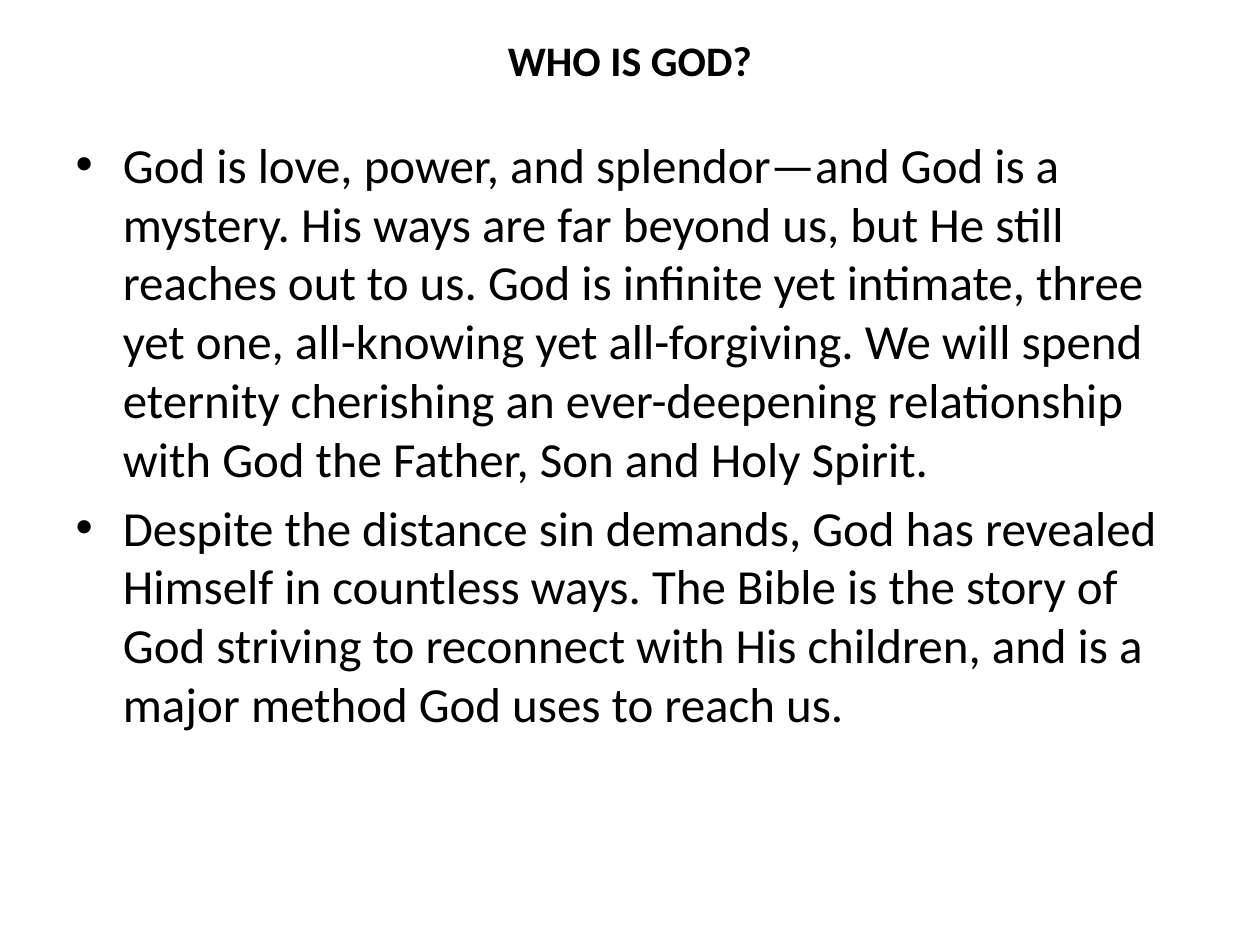
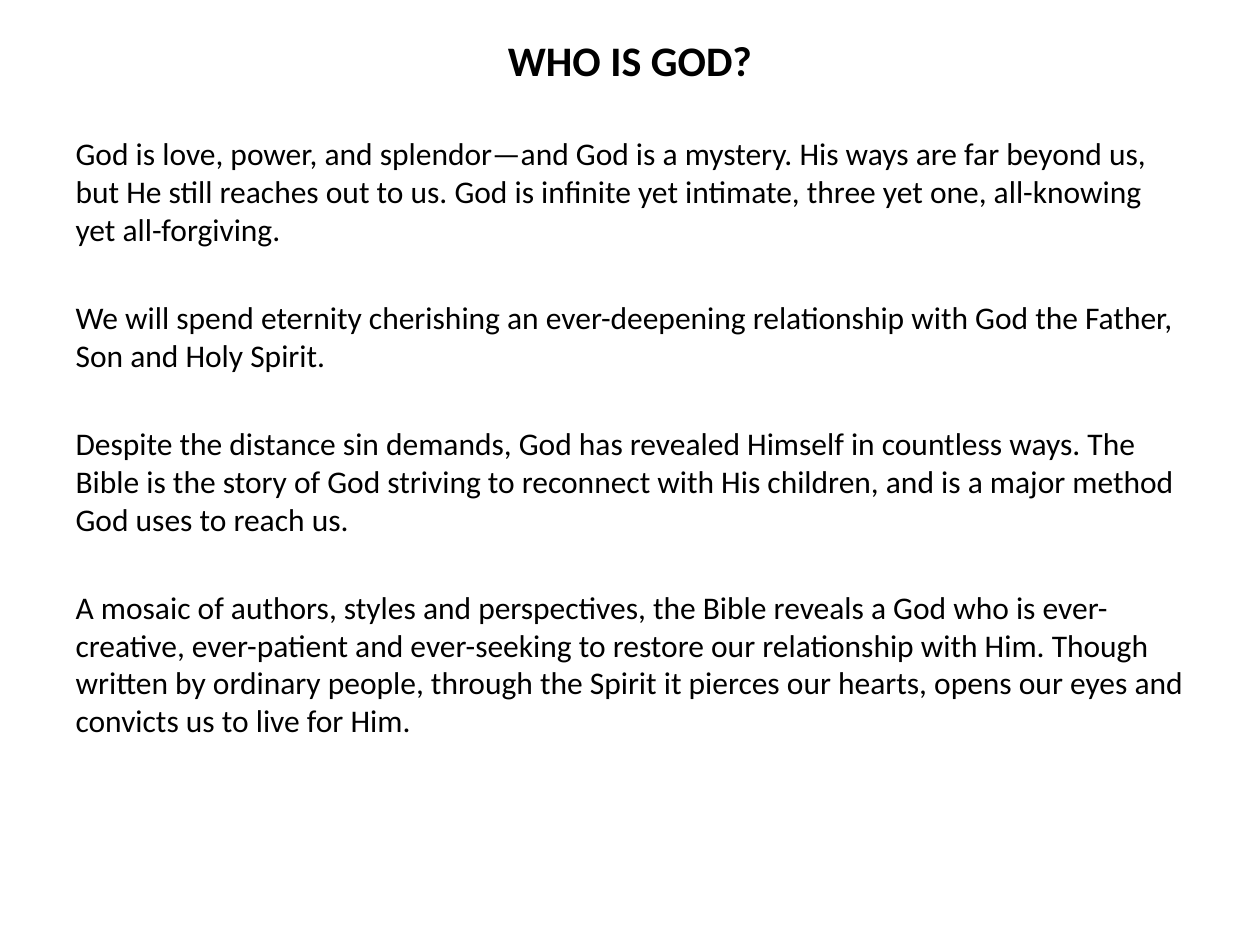
Before and after one commit to mutanganajoseph/Documents, a slide deck: slide 8 of auca/sem-1/intro-to-Bible-study/1 intro to Bible study Notes.pptx (slide 9 before the commit). Drawn at 1260x945 pixels with LibreOffice and Linux fonts; fonts in the diff are those of the drawing. Boxes give left, top, right and bottom in pixels: in the first picture for what was removed or moved away, otherwise in the second. Text is boxed around its words. In the diff, an @@ line names an element or a change of style, - is before the commit and + after.

```diff
--- a/auca/sem-1/intro-to-Bible-study/1 intro to Bible study Notes.pptx
+++ b/auca/sem-1/intro-to-Bible-study/1 intro to Bible study Notes.pptx
@@ text at bbox=[76, 143, 1172, 372]: text changed; size 28 to 18 pt @@
-• God is love, power, and splendor—and God is a mystery. His ways are far beyond us, but He still reaches out to us. God is infinite yet intimate, three yet one, all-knowing yet all-forgiving. We will spend eternity cherishing an ever-deepening relationship with God the Father, Son and Holy Spirit.
+God is love, power, and splendor—and God is a mystery. His ways are far beyond us, but He still reaches out to us. God is infinite yet intimate, three yet one, all-knowing yet all-forgiving.
+We will spend eternity cherishing an ever-deepening relationship with God the Father, Son and Holy Spirit.
@@ text at bbox=[76, 433, 1173, 532]: size 28 to 18 pt in "Despite the distance sin demands, God has ..."; bullet • to none; less space between paragraphs @@
@@ text at bbox=[76, 597, 1183, 733]: paragraph added @@
+A mosaic of authors, styles and perspectives, the Bible reveals a God who is ever-creative, ever-patient and ever-seeking to restore our relationship with Him. Though written by ordinary people, through the Spirit it pierces our hearts, opens our eyes and convicts us to live for Him.
```
Also in this commit, not shown: 44 other slides changed, 1 slide added, 18 slides removed, 1 other file.
